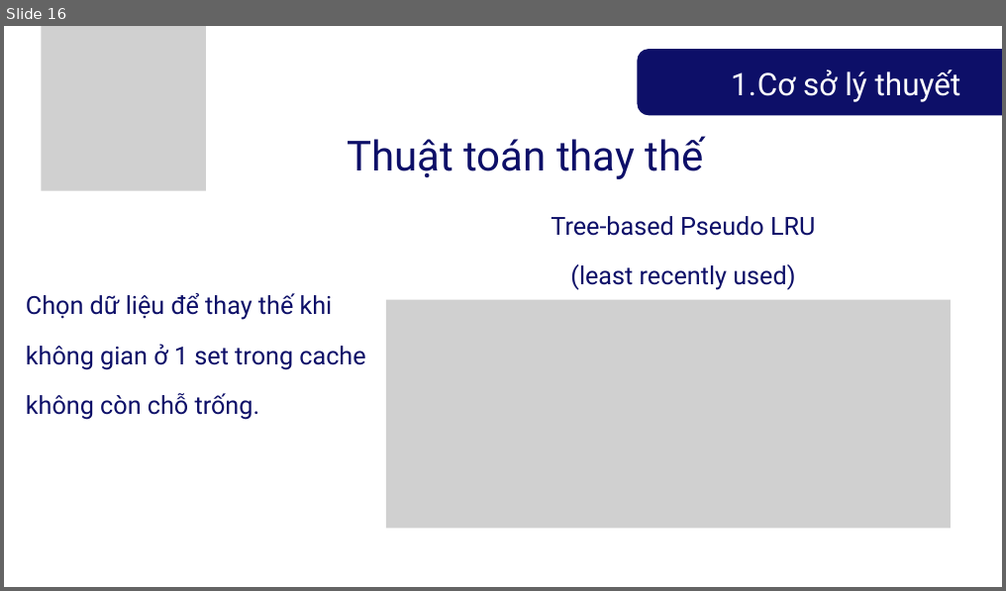
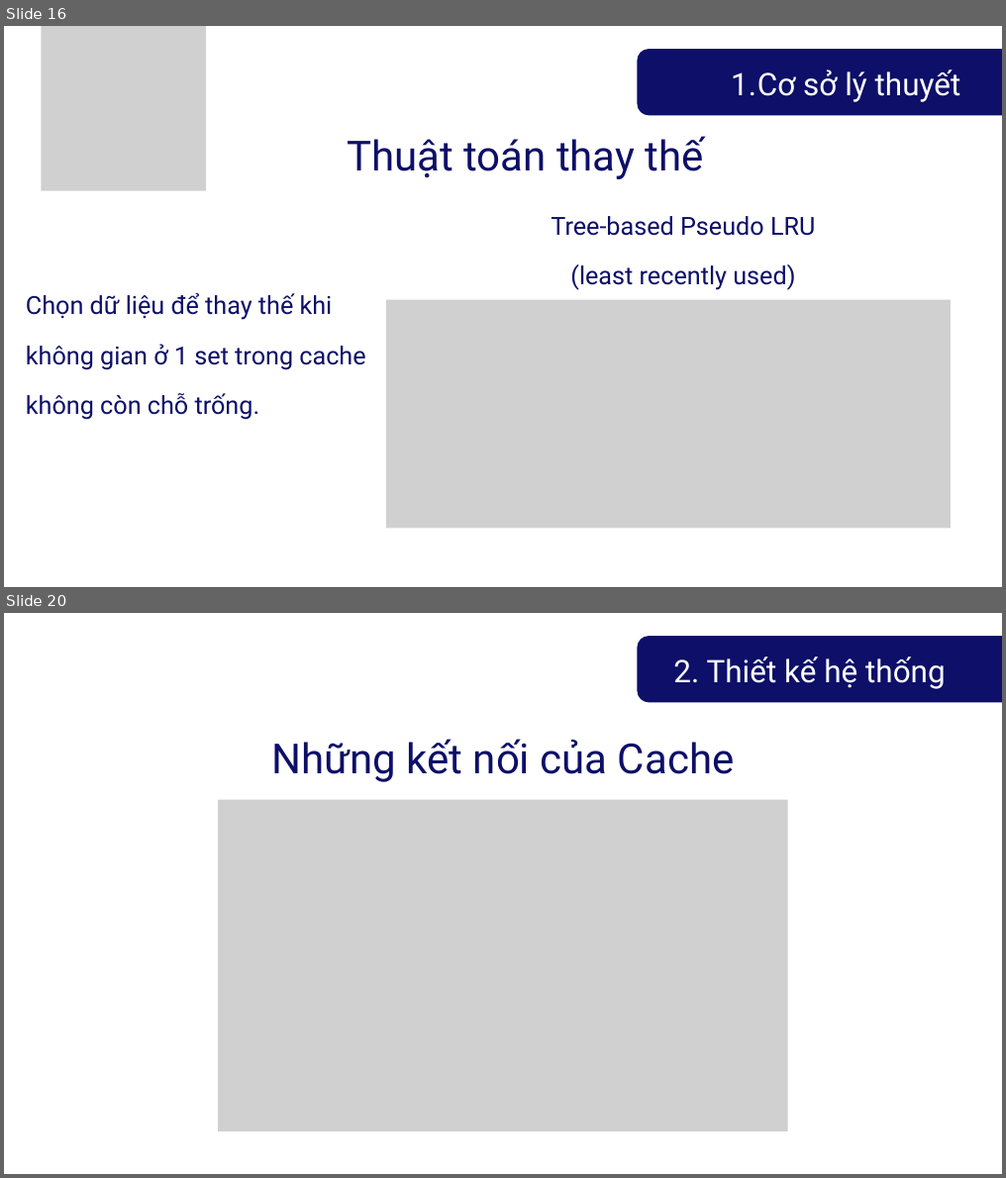
Before and after one commit to Stork1323/riscv_cache, a slide deck: Documents/Presentation for Project 2.pptx. Shown one above the other, each under a label of ours: slide 16 before the commit, slides 16 and 20 after it; the slides between them are not shown. The pictures are 1006x591 and 1006x1178 pixels, drawn with LibreOffice and Linux fonts; fonts in the diff are those of the drawing; grey boxes stand for pictures. Boxes give left, top, right and bottom in pixels: in the first picture for what was removed or moved away, otherwise in the second. Text is boxed around its words. In the diff, an @@ line names an element or a change of style, - is before the commit and + after.

```diff
--- a/Documents/Presentation for Project 2.pptx
+++ b/Documents/Presentation for Project 2.pptx
@@ slide 20 added at bbox=[4, 613, 1002, 1174], background #FFFFFF @@
@@ freeform shape added at bbox=[638, 636, 1002, 702], fill #0D0F68 @@
@@ text added at bbox=[673, 657, 945, 689], 45 pt, text #FFFFFF @@
+2. Thiết kế hệ thống
@@ text added at bbox=[271, 739, 734, 782], 60 pt, text #0D0F68 @@
+Những kết nối của Cache
@@ picture added at bbox=[218, 799, 788, 1132] @@
```
Also in this commit, not shown: 23 other slides added.
